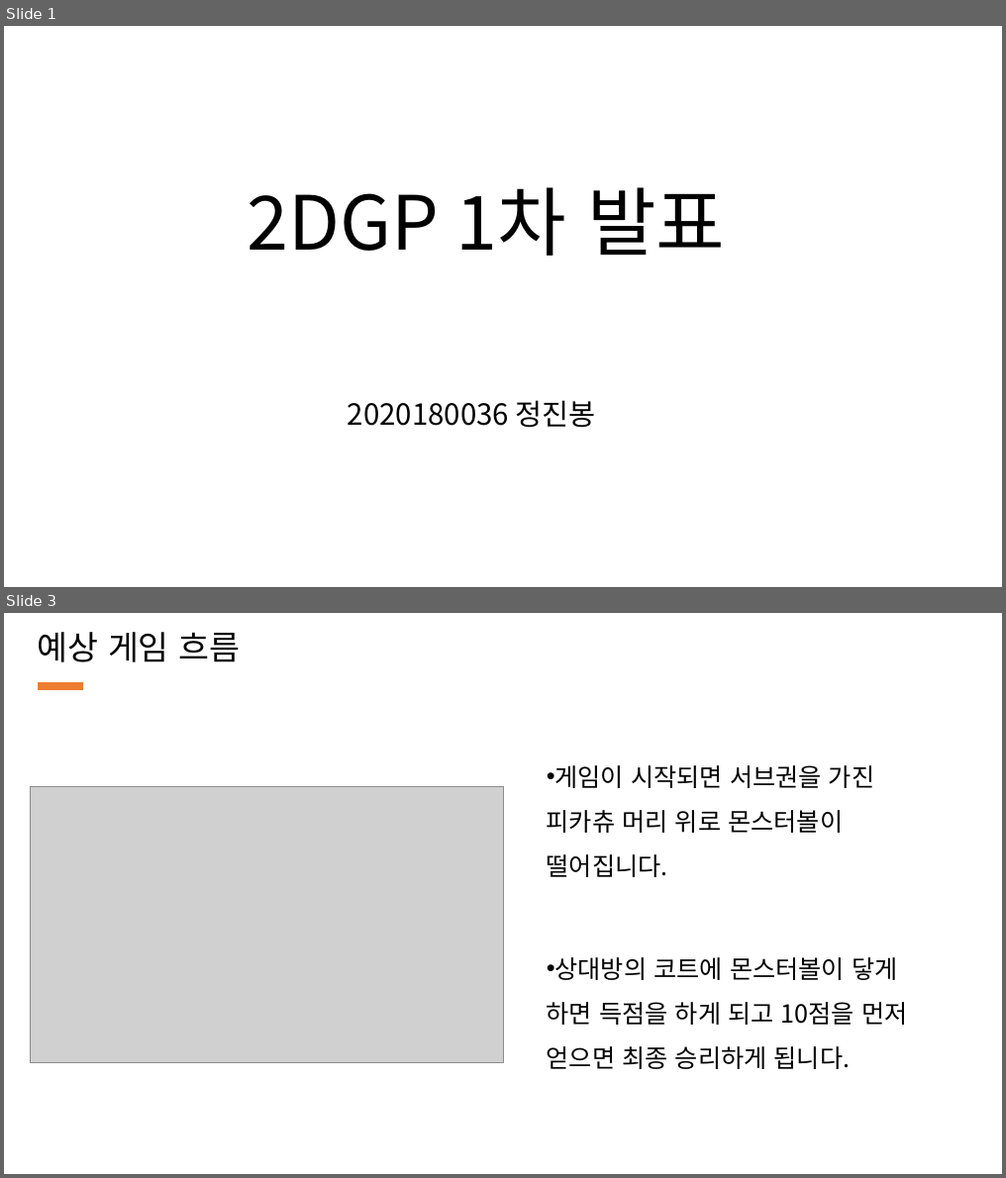
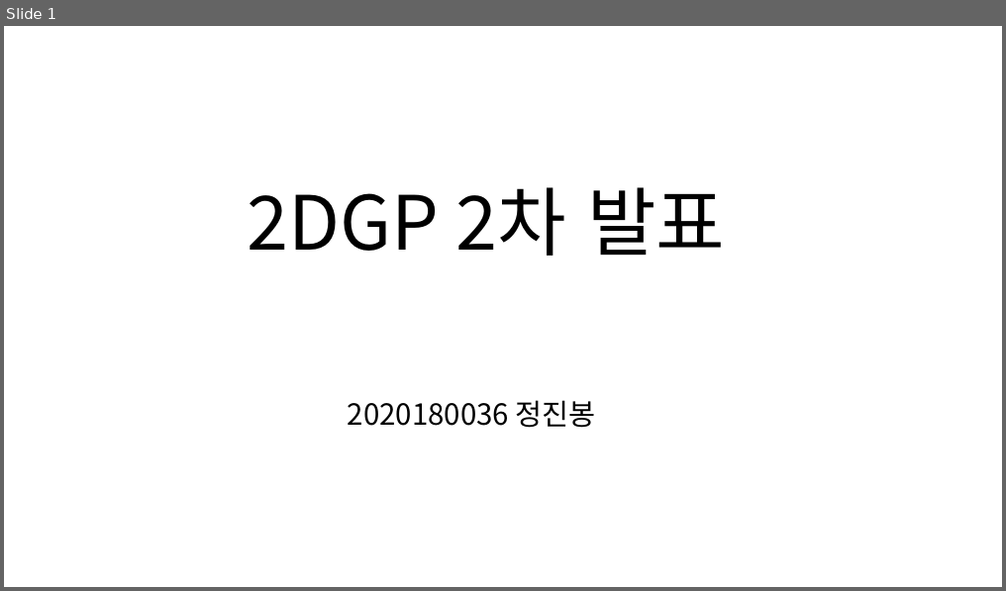
Before and after one commit to JeongJinbong/2DGP_Project, a slide deck: 1차 발표 자료.pptx. Shown one above the other, each under a label of ours: slides 1 and 3 before the commit, slide 1 after it; the slides between them are not shown. The pictures are 1006x1178 and 1006x591 pixels, drawn with LibreOffice and Linux fonts; fonts in the diff are those of the drawing; grey boxes stand for pictures. Boxes give left, top, right and bottom in pixels: in the first picture for what was removed or moved away, otherwise in the second. Text is boxed around its words. In the diff, an @@ line names an element or a change of style, - is before the commit and + after.

```diff
--- a/1차 발표 자료.pptx
+++ b/1차 발표 자료.pptx
@@ slide 3 removed at [4,613,1002,1174], background #FFFFFF @@
@@ text removed at [38,632,240,663] @@
-예상 게임 흐름
@@ rectangle removed at [39,682,82,689] @@
@@ picture removed at [30,786,503,1062] @@
@@ text removed at [547,765,907,1069] @@
-• 게임이 시작되면 서브권을 가진 피카츄 머리 위로 몬스터볼이 떨어집니다.
-• 상대방의 코트에 몬스터볼이 닿게 하면 득점을 하게 되고 10점을 먼저 얻으면 최종 승리하게 됩니다.
@@ slide 1 changed as well @@
@@ text at [248,187,725,256]: text changed @@
-2DGP 1차 발표
+2DGP 2차 발표
```
Also in this commit, not shown: 1 other slide changed, 1 slide added, 5 other slides removed, 9 other files.
